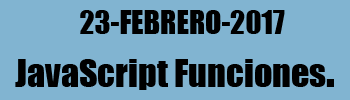
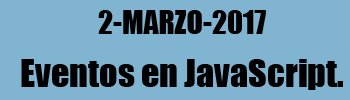
Comparing the layer stacks of the two w=350, h=100 images. Changes:
renamed "23-FEBRERO-2017" to "2-MARZO-2017", painted on it over (80, 10, 285, 34)
renamed "JavaScript Funciones." to "Eventos en JavaScript.", painted on it over (15, 59, 343, 90)
